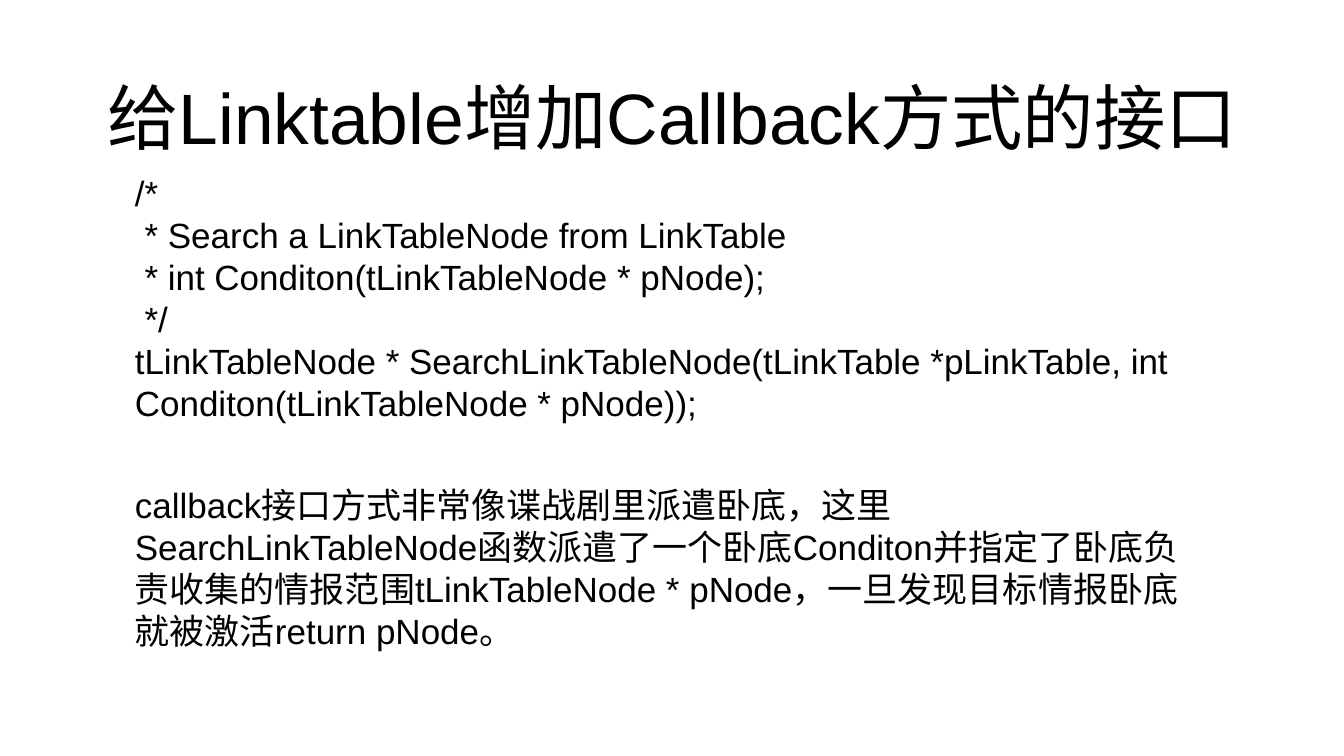
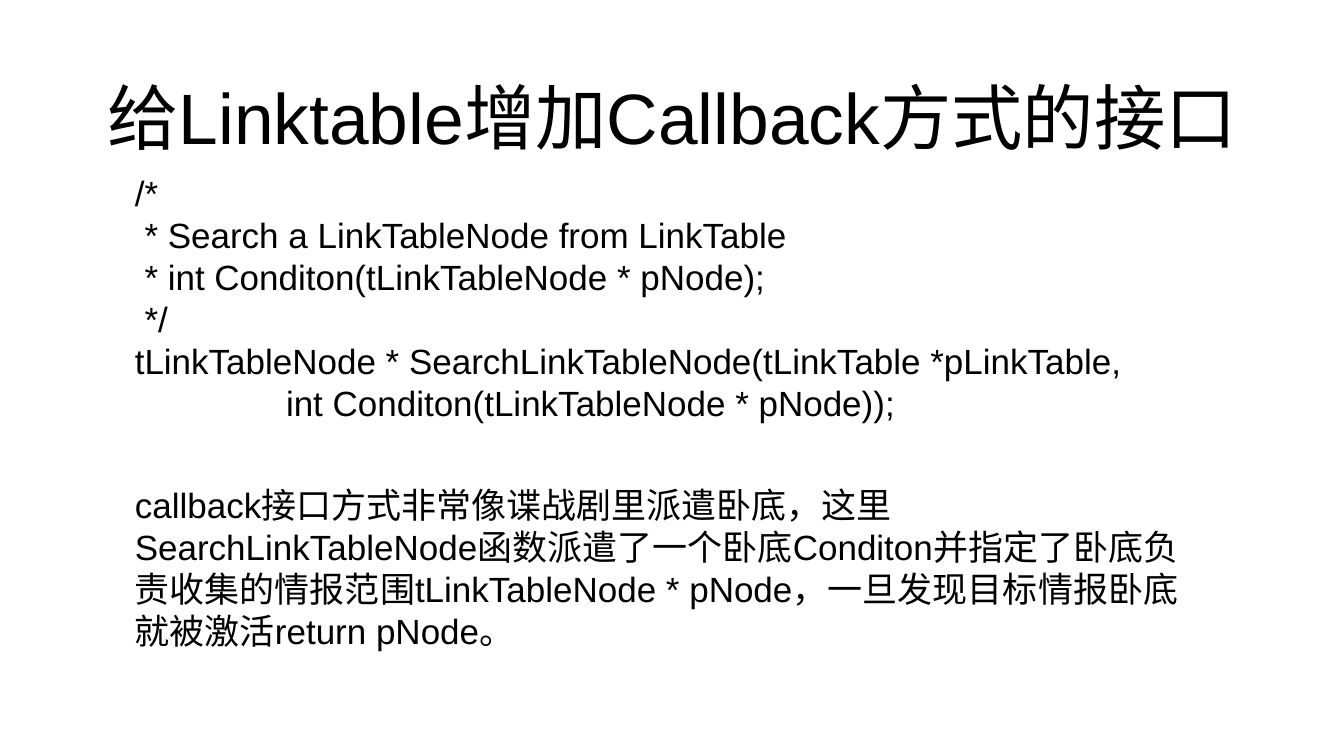
Before and after one commit to mengning/se, a slide deck: slide 80 of ppt/工程化编程实战——代码中的软件工程.pptx (slide 83 before the commit). Drawn at 1344x756 pixels with LibreOffice and Linux fonts; fonts in the diff are those of the drawing. Boxes give left, top, right and bottom in pixels: in the first picture for what was removed or moved away, otherwise in the second. Text is boxed around its words. In the diff, an @@ line names an element or a change of style, - is before the commit and + after.

```diff
--- a/ppt/工程化编程实战——代码中的软件工程.pptx
+++ b/ppt/工程化编程实战——代码中的软件工程.pptx
@@ text at (135,348,1121,423): text changed @@
-tLinkTableNode * SearchLinkTableNode(tLinkTable *pLinkTable, int Conditon(tLinkTableNode * pNode));
+tLinkTableNode * SearchLinkTableNode(tLinkTable *pLinkTable,
+          int Conditon(tLinkTableNode * pNode));
```
Also in this commit, not shown: 21 other slides changed, 3 slides removed.
